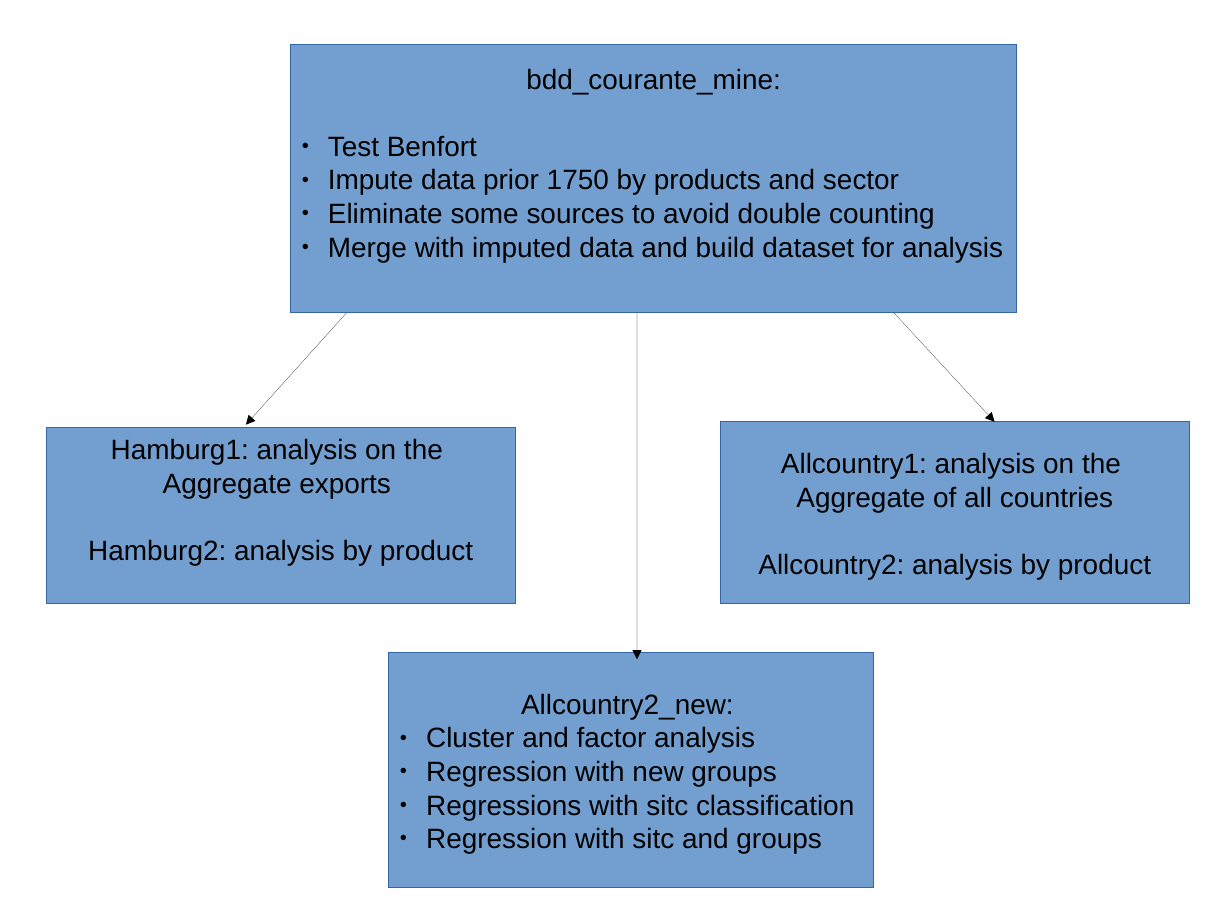
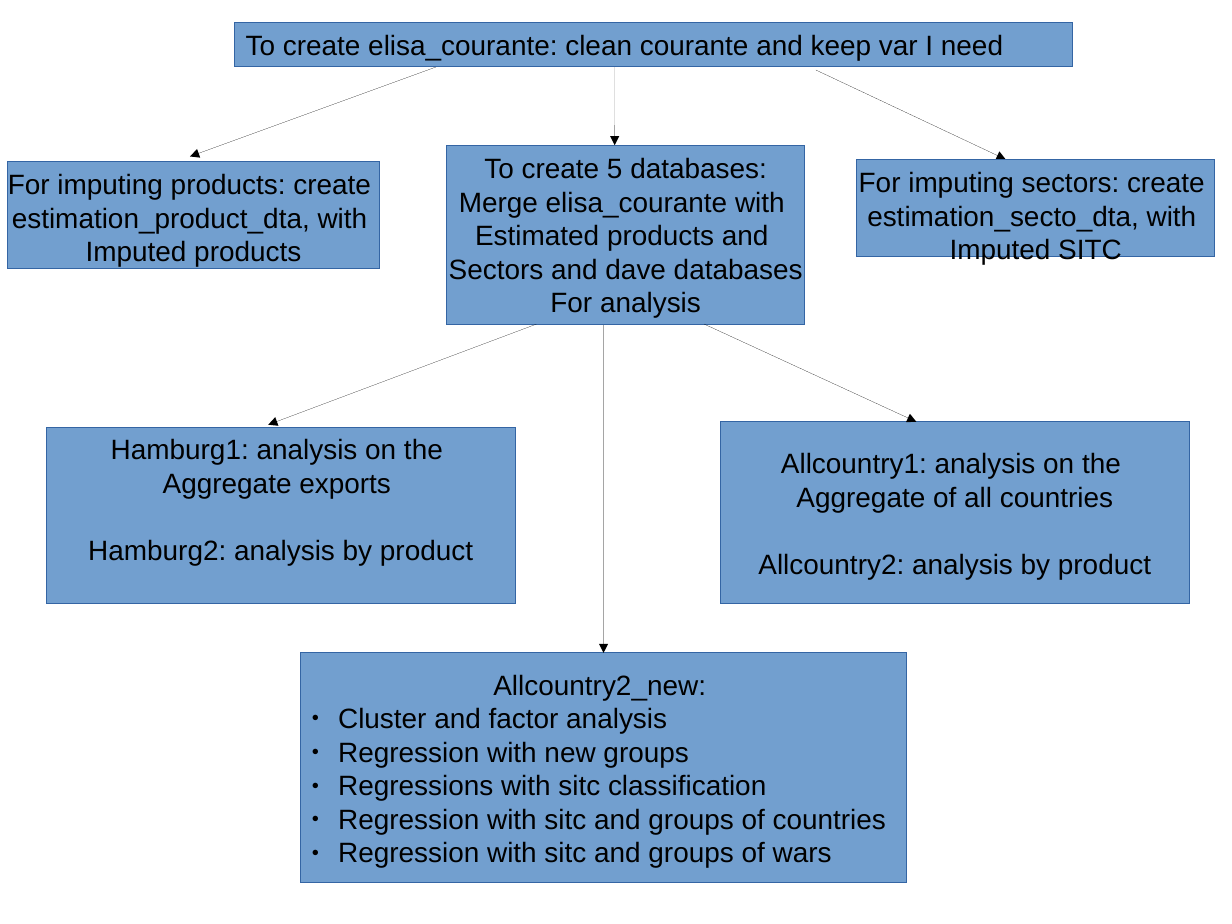
Before and after one commit to gdaudin/2016-Hamburg-Impact-of-War, a slide deck: slide 1 of do_file_map_new.odp. Drawn at 1232x924 pixels with LibreOffice and Linux fonts; fonts in the diff are those of the drawing. Boxes give left, top, right and bottom in pixels: in the first picture for what was removed or moved away, otherwise in the second. Text is boxed around its words. In the diff, an @@ line names an element or a change of style, - is before the commit and + after.

Commit message:
split the databases for imputing sectors and products (and do-file map to follow up)

```diff
--- a/do_file_map_new.odp
+++ b/do_file_map_new.odp
@@ rectangle "To create elisa_courante: clean courante ...": place and size @@
-rectangle "To create elisa_courante: clean courante ..." at (291,45,1017,313)
+rectangle "To create elisa_courante: clean courante ..." at (235,22,1073,67)
@@ rectangle "To create elisa_courante: clean courante ..." at (235,22,1073,67): vertical alignment middle to top @@
@@ text in rectangle at (246,34,1003,60): text changed @@
-bdd_courante_mine:
-● Test Benfort
-● Impute data prior 1750 by products and sector
-● Eliminate some sources to avoid double counting
-● Merge with imputed data and build dataset for analysis
+To create elisa_courante: clean courante and keep var I need
@@ arrow moved from (347, 313) - (246, 425) to (436, 67) - (190, 157) @@
@@ arrow added from (615, 67) to (615, 145), #000000 0 pt @@
@@ arrow moved from (894, 313) - (995, 421) to (816, 70) - (1006, 160) @@
@@ rectangle added at (447,145,805,324), fill #729FCF, outline #3465A4 0 pt, 18 pt, text #000000 @@
+To create 5 databases:
+Merge elisa_courante with
+Estimated products and
+Sectors and dave databases
+For analysis
@@ rectangle added at (7,161,380,268), fill #729FCF, outline #3465A4 0 pt, 18 pt, text #000000 @@
+For imputing products: create
+estimation_product_dta, with
+Imputed products
@@ rectangle added at (857,160,1215,257), fill #729FCF, outline #3465A4 0 pt, 18 pt, text #000000 @@
+For imputing sectors: create
+estimation_secto_dta, with
+Imputed SITC
@@ arrow added from (537, 324) to (268, 425), #000000 0 pt @@
@@ arrow moved from (637, 313) - (637, 660) to (604, 306) - (604, 653) @@
@@ arrow added from (704, 324) to (917, 421), #000000 0 pt @@
@@ rectangle "Allcountry2_new:": place and size @@
-rectangle "Allcountry2_new:" at (389,653,874,888)
+rectangle "Allcountry2_new:" at (301,653,907,883)
@@ text in rectangle at (338,808,886,868): text changed @@
-● Regression with sitc and groups
+● Regression with sitc and groups of countries
+● Regression with sitc and groups of wars
```
Also in this commit, not shown: 6 other files.
